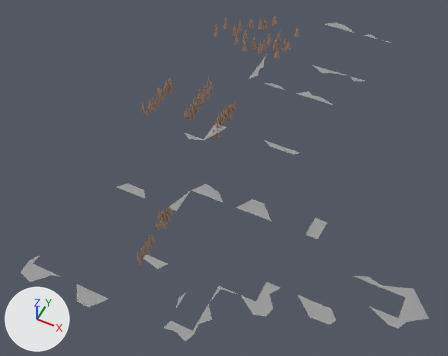
An edit to the OBJ model Juego/assets/models/Escenario/DecoracionDetallesRocas.obj, drawn before and after from the same camera.
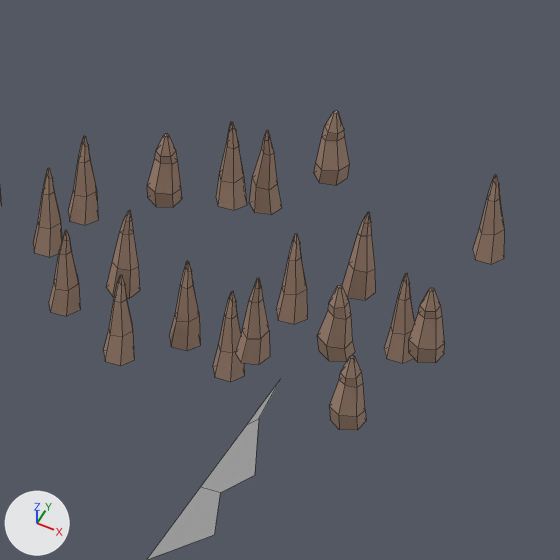
Each version is shown whole from a 50 mm camera at (-54.0, -759.0, 503.0) aimed at (-264.0, -339.0, -22.0), then close up on the part from 51% to 68% of the width and 0% to 22% of the height. Every picture has the same lights, and +X, +Y and +Z are marked at lower left. The close-ups show mesh edges as thin lines. Where no turn or scale is listed for an object, it has been applied to the vertices.

Names of what the first close-up shows: 'Cube.006_Cube.003_Cube.006_Cube.001', 'Cylinder.041_Cylinder.001'.
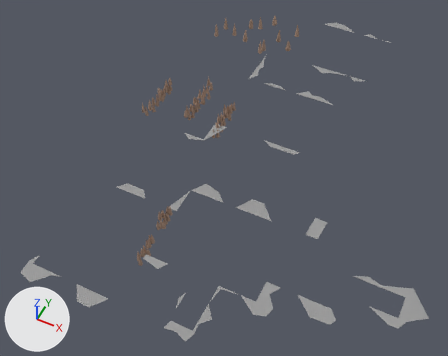
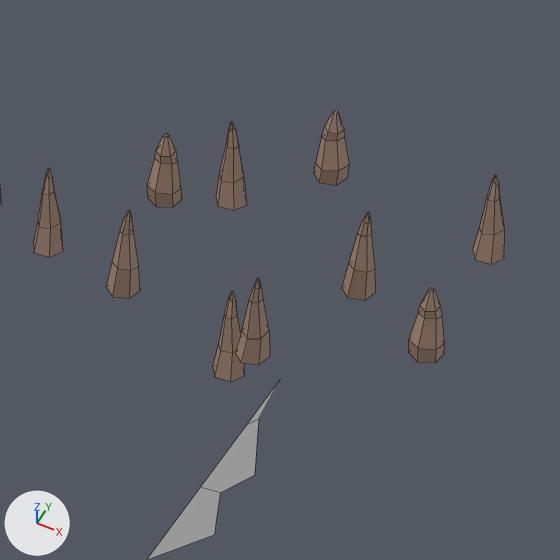
Boxes [x1, y1, x2, y2] around the edits, measured in the close-ups (560 x 560 px):
'Cylinder.041_Cylinder.001', reshaped
    before: [0, 111, 505, 430]
    after: [0, 111, 505, 381]
part 1 of me_cylinder_041_cylinder_001, deleted (brown)
    before: [49, 130, 415, 430]

What the commit changed:
me_cylinder_041_cylinder_001 is used by ob_cylinder_041_cylinder_001; location (0.0, 0.0, 0.0).
me_cylinder_041_cylinder_001 had 3000 vertices, 2600 faces and spanned x -398.0..-277.0, y -489.0..-44.0, z -27.0..13.0.
me_cylinder_041_cylinder_001 now has 2730 vertices, 2366 faces and spans x -398.0..-277.0, y -489.0..-44.0, z -27.0..13.0.
me_cylinder_041_cylinder_001 part 1: 9 loose pieces with 270 vertices, spanning x -376.0..-293.0, y -119.0..-50.0, z -27.0..-1.0, are deleted.
